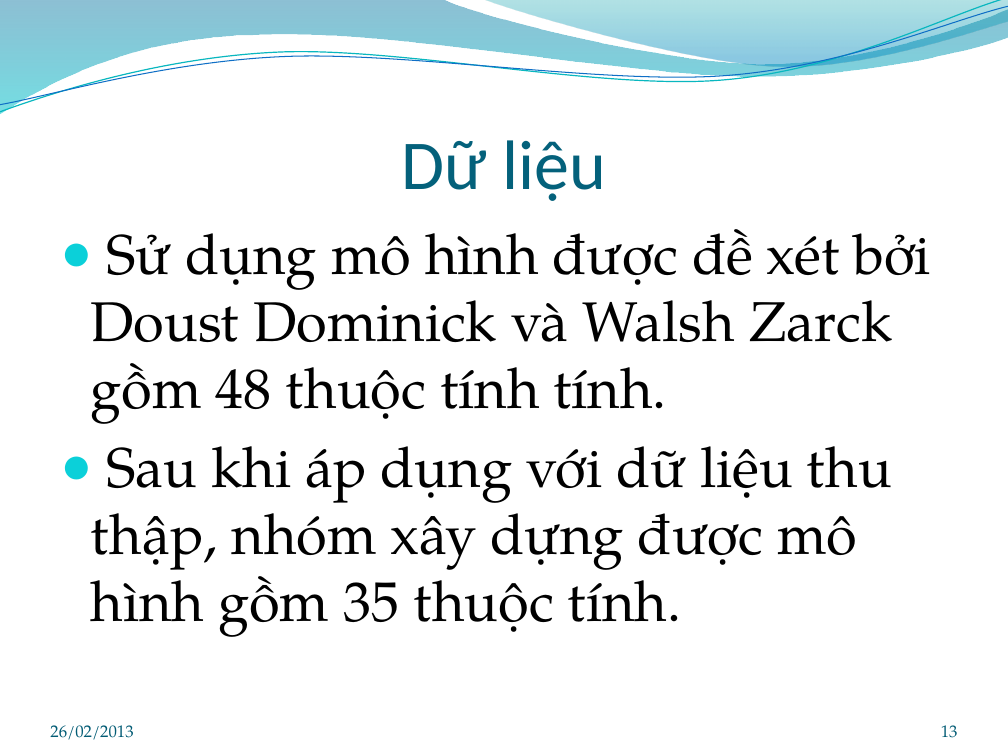
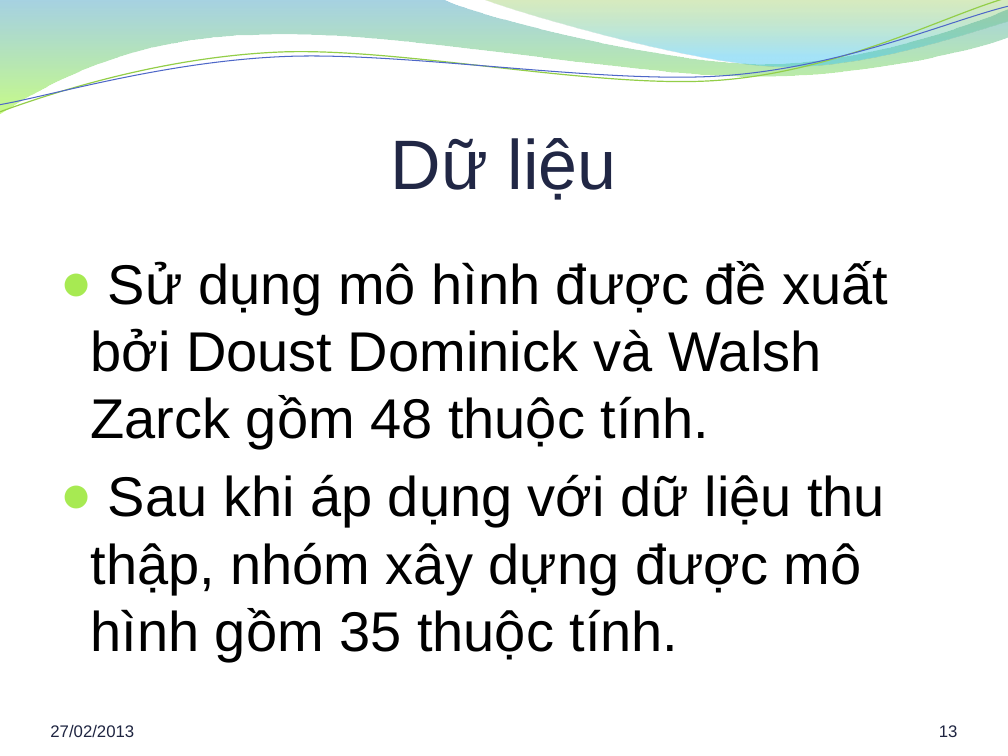
Before and after one commit to hung94it/benhvien, a slide deck: slide 13 of Diabetes/Documents/Report/Bao cao khoa luan.pptx. Drawn at 1008x756 pixels with LibreOffice and Linux fonts; fonts in the diff are those of the drawing; background and template pictures are left out. Boxes give left, top, right and bottom in pixels: in the first picture for what was removed or moved away, otherwise in the second. Text is boxed around its words. In the diff, an @@ line names an element or a change of style, - is before the commit and + after.

```diff
--- a/Diabetes/Documents/Report/Bao cao khoa luan.pptx
+++ b/Diabetes/Documents/Report/Bao cao khoa luan.pptx
@@ freeform shape at <box>0,0,1008,114</box>: fill gradient #0074A1 to #00C6CF to gradient #3B9CBF to #9CFA24 @@
@@ freeform shape at <box>0,0,1008,117</box>: outline #0AB8BF 0.85 pt to #93CE48 0.85 pt @@
@@ freeform shape at <box>0,6,1008,112</box>: outline #0F6FC6 0.75 pt to #4E67C8 0.75 pt @@
@@ freeform shape at <box>483,0,1008,70</box>: fill gradient #00A1A9 to #008BBF to gradient #7EBE2C to #39C1F1 @@
@@ title "Dữ liệu" at <box>391,138,617,200</box>: font Calibri to Arial, text colour #04617B to #212745 @@
@@ text "Sử dụng mô hình được ..." at <box>91,261,889,661</box>: vertical alignment top to middle @@
@@ text at <box>91,261,889,448</box>: text changed; font TeX Gyre Pagella to Arial @@
-● Sử dụng mô hình được đề xét bởi Doust Dominick và Walsh Zarck gồm 48 thuộc tính tính.
+● Sử dụng mô hình được đề xuất bởi Doust Dominick và Walsh Zarck gồm 48 thuộc tính.
@@ text at <box>91,474,885,661</box>: font TeX Gyre Pagella to Arial in "Sau khi áp dụng với dữ liệu ..."; bullet colour #0BD0D9 to #A7EA52 @@
@@ page number at <box>939,725,958,737</box>: font TeX Gyre Pagella to Arial, text colour #045D75 to #202542 @@
@@ text at <box>50,725,134,737</box>: text changed; font TeX Gyre Pagella to Arial; text colour #045D75 to #202542 @@
-26/02/2013
+27/02/2013
```
Also in this commit, not shown: 28 other slides changed, 1 slide removed, 5 other files.
